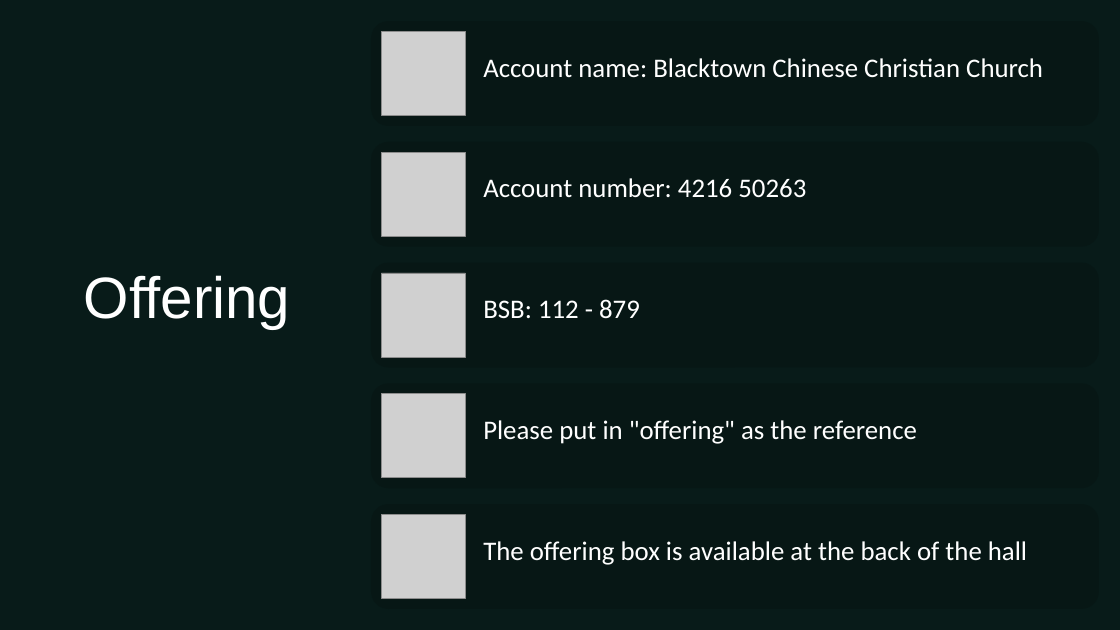
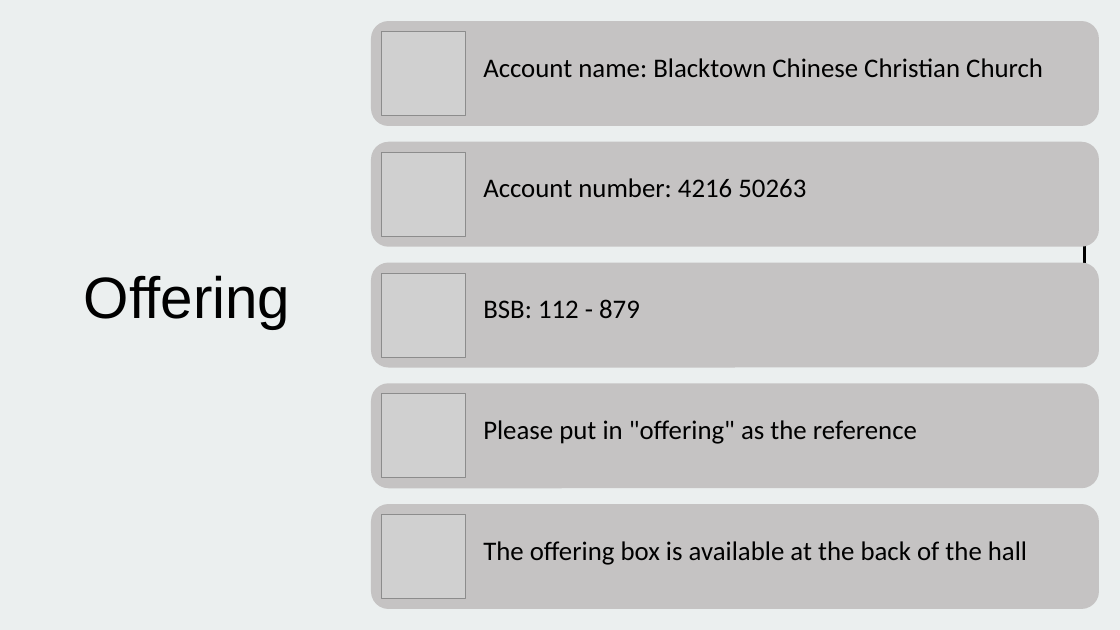
Before and after one commit to pangwuu/smallPowerpointMaker, a slide deck: slide 53 of Complete slides/2025_11_09.pptx (slide 19 before the commit). Drawn at 1120x630 pixels with LibreOffice and Linux fonts; fonts in the diff are those of the drawing; grey boxes stand for pictures; background and template pictures are left out. Boxes give left, top, right and bottom in pixels: in the first picture for what was removed or moved away, otherwise in the second. Text is boxed around its words. In the diff, an @@ line names an element or a change of style, - is before the commit and + after.

```diff
--- a/Complete slides/2025_11_09.pptx
+++ b/Complete slides/2025_11_09.pptx
@@ background #081B19 to #EBEFEF @@
@@ line added from (1085, 226) to (1085, 277), #000000 3.25 pt @@
@@ fill #071715 to #C5C3C3 in 5 elements at [371, 21, 1100, 126], [371, 142, 1100, 247], [371, 262, 1100, 367], [371, 383, 1100, 488], [371, 504, 1100, 609] @@
@@ text colour #FFFFFF to #000000 in 6 elements at [84, 275, 290, 329], [483, 58, 1043, 77], [483, 178, 806, 197], [483, 299, 640, 318], [483, 420, 917, 444], [483, 541, 1027, 565] @@
```
Also in this commit, not shown: 20 other slides changed, 34 slides added.
